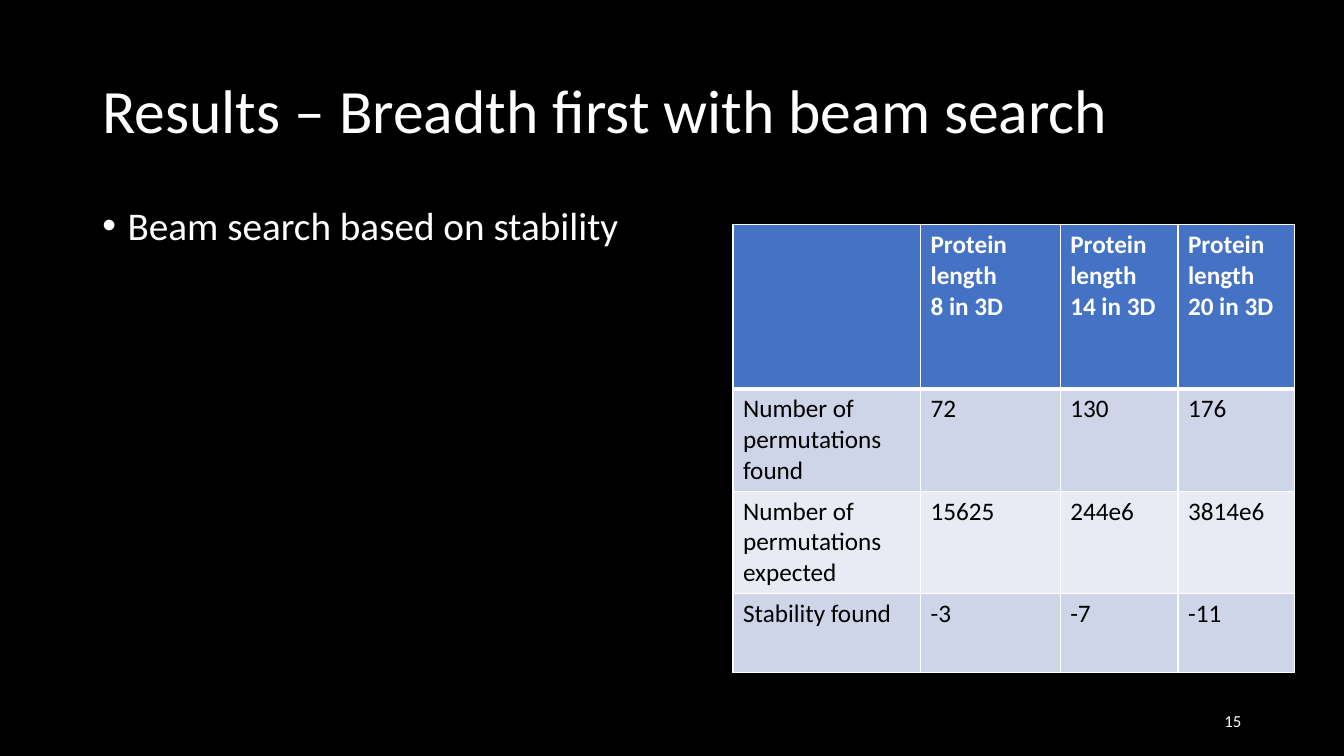
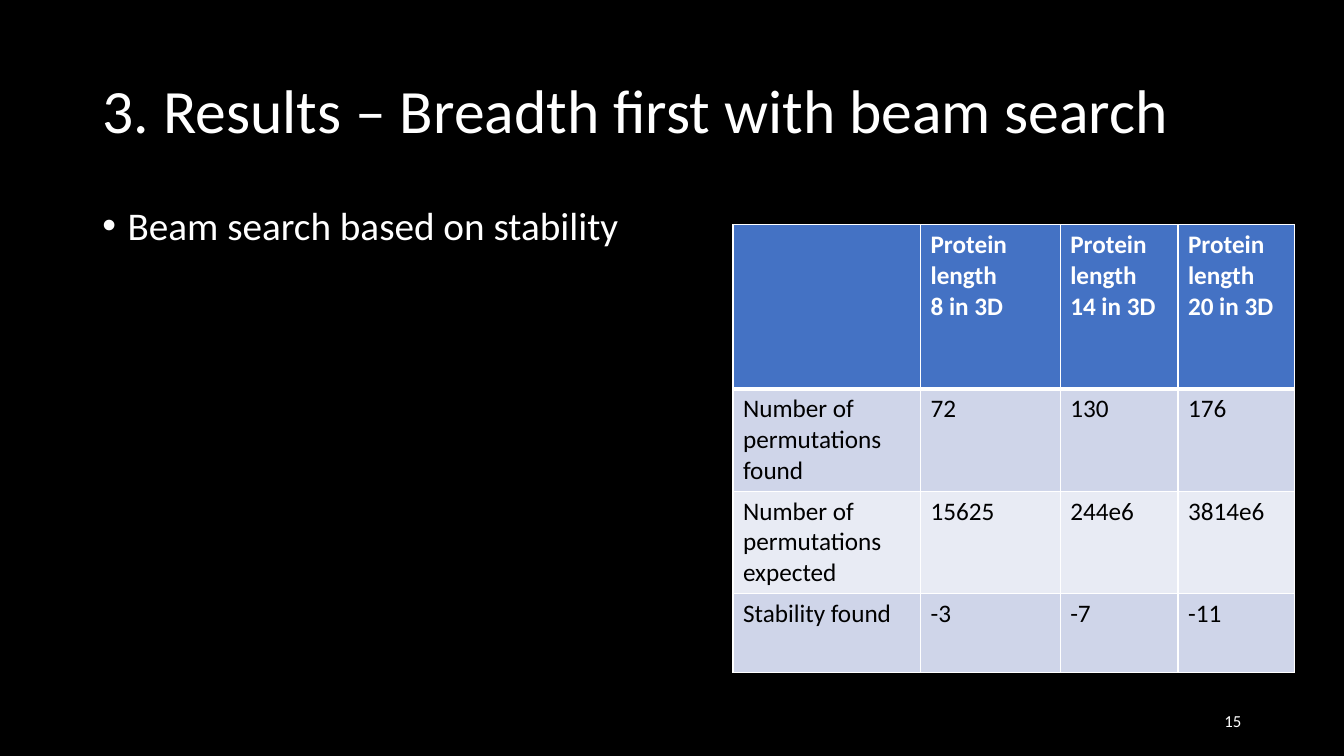
Before and after one commit to Loek21/Protein-Pow-d-er, a slide deck: slide 15 of Documentation/PPP, Week 2, Meeting 1.pptx. Drawn at 1344x756 pixels with LibreOffice and Linux fonts; fonts in the diff are those of the drawing. Boxes give left, top, right and bottom in pixels: in the first picture for what was removed or moved away, otherwise in the second. Text is boxed around its words. In the diff, an @@ line names an element or a change of style, - is before the commit and + after.

Commit message:
PPP: Update
Done:
My slides
Numbering of titles
Added few pictures in my slides
Reformatted presentationformat slide
Removed Datastructure reminder slide

```diff
--- a/Documentation/PPP, Week 2, Meeting 1.pptx
+++ b/Documentation/PPP, Week 2, Meeting 1.pptx
@@ title at bbox=[102, 90, 1168, 134]: text changed @@
-Results – Breadth first with beam search
+3. Results – Breadth first with beam search
```
Also in this commit, not shown: 14 other slides changed, 2 other files.
